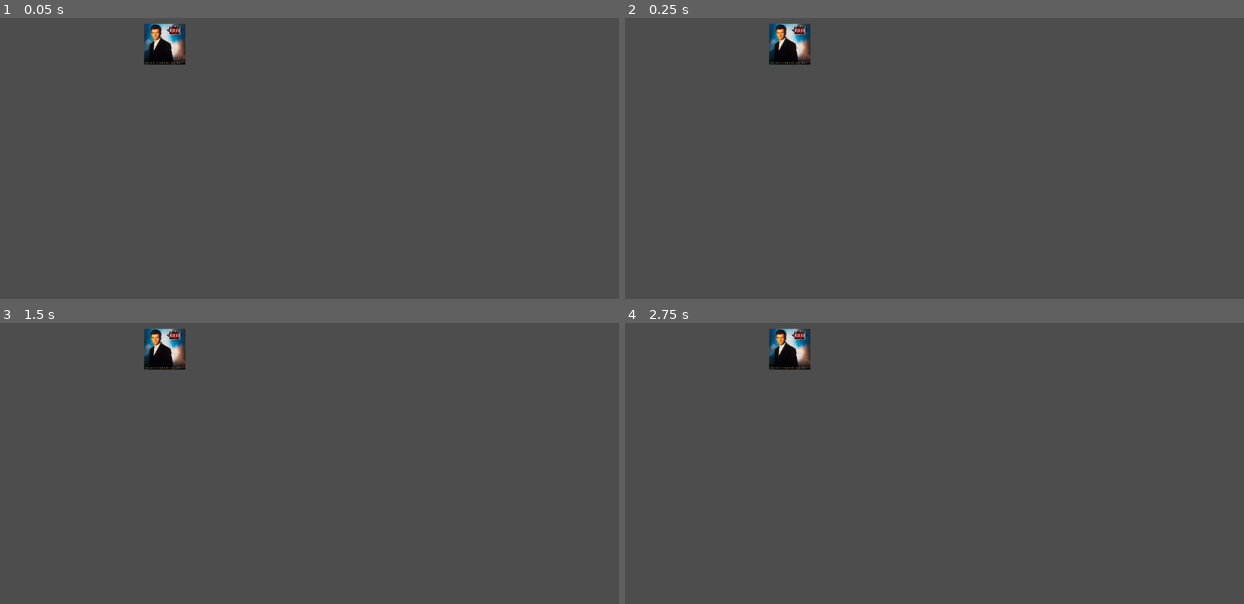
Above: before the commit, frames 1-4 (two rows, left to right).
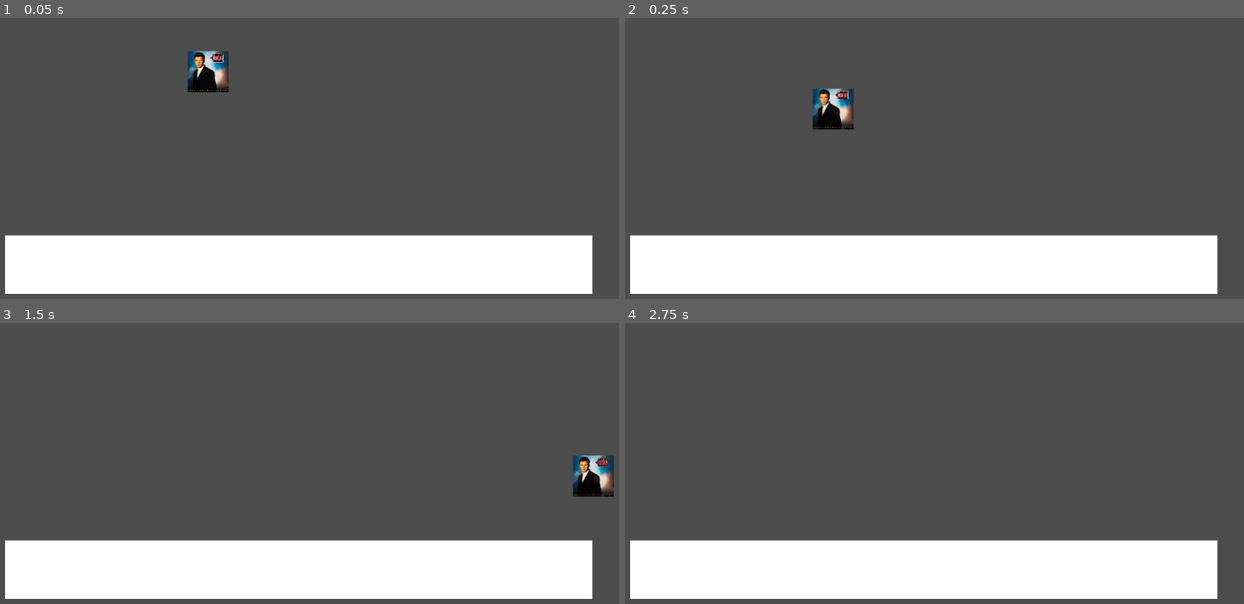
Above: after the commit, the same moments.

Repository: Inglan/MemoryOverflow
Game: Godot game, scene res://scenes/world.tscn
Same seed, same stepped clock (60 frames per second), same inputs: the game is played once before the commit and once after it.
Inputs:
- Up to frame 1 (0.05 s): no input
- Up to frame 2 (0.25 s): no input
- Up to frame 3 (1.5 s): hold Right (right, bound only after the commit) from 0.53 s (still down); tap W (up, bound only after the commit) at 0.6, 0.77, 1.07, 1.35 s
- Up to frame 4 (2.75 s): tap W (up, bound only after the commit) at 1.52, 1.82, 2.1 s; tap Enter at 2 s; release Right (right, bound only after the commit) at 2.03 s; hold Left (left, bound only after the commit) from 2.03 s (still down)

The runs differ from the first frame. In frame 1, 22% of the frame differs, in the area x 0-96%, y 2-99%; in frame 2, 22%; in frame 3, 22%, in the area x 0-100%, y 2-99%; in frame 4, 21%.

Commit message:
do stuff

Diff:
--- a/project.godot
+++ b/project.godot
@@ -15,6 +15,37 @@
 config/features=PackedStringArray("4.0", "GL Compatibility")
 config/icon="res://icon.svg"
 
+[input]
+
+left={
+"deadzone": 0.5,
+"events": [Object(InputEventKey,"resource_local_to_scene":false,"resource_name":"","device":-1,"window_id":0,"alt_pressed":false,"shift_pressed":false,"ctrl_pressed":false,"meta_pressed":false,"pressed":false,"keycode":0,"physical_keycode":4194319,"key_label":0,"unicode":0,"echo":false,"script":null)
+, Object(InputEventKey,"resource_local_to_scene":false,"resource_name":"","device":-1,"window_id":0,"alt_pressed":false,"shift_pressed":false,"ctrl_pressed":false,"meta_pressed":false,"pressed":false,"keycode":0,"physical_keycode":65,"key_label":0,"unicode":97,"echo":false,"script":null)
+]
+}
+right={
+"deadzone": 0.5,
+"events": [Object(InputEventKey,"resource_local_to_scene":false,"resource_name":"","device":-1,"window_id":0,"alt_pressed":false,"shift_pressed":false,"ctrl_pressed":false,"meta_pressed":false,"pressed":false,"keycode":0,"physical_keycode":4194321,"key_label":0,"unicode":0,"echo":false,"script":null)
+, Object(InputEventKey,"resource_local_to_scene":false,"resource_name":"","device":-1,"window_id":0,"alt_pressed":false,"shift_pressed":false,"ctrl_pressed":false,"meta_pressed":false,"pressed":false,"keycode":0,"physical_keycode":68,"key_label":0,"unicode":100,"echo":false,"script":null)
+]
+}
+up={
+"deadzone": 0.5,
+"events": [Object(InputEventKey,"resource_local_to_scene":false,"resource_name":"","device":-1,"window_id":0,"alt_pressed":false,"shift_pressed":false,"ctrl_pressed":false,"meta_pressed":false,"pressed":false,"keycode":0,"physical_keycode":87,"key_label":0,"unicode":119,"echo":false,"script":null)
+, Object(InputEventKey,"resource_local_to_scene":false,"resource_name":"","device":-1,"window_id":0,"alt_pressed":false,"shift_pressed":false,"ctrl_pressed":false,"meta_pressed":false,"pressed":false,"keycode":0,"physical_keycode":4194320,"key_label":0,"unicode":0,"echo":false,"script":null)
+]
+}
+down={
+"deadzone": 0.5,
+"events": [Object(InputEventKey,"resource_local_to_scene":false,"resource_name":"","device":-1,"window_id":0,"alt_pressed":false,"shift_pressed":false,"ctrl_pressed":false,"meta_pressed":false,"pressed":false,"keycode":0,"physical_keycode":4194322,"key_label":0,"unicode":0,"echo":false,"script":null)
+, Object(InputEventKey,"resource_local_to_scene":false,"resource_name":"","device":-1,"window_id":0,"alt_pressed":false,"shift_pressed":false,"ctrl_pressed":false,"meta_pressed":false,"pressed":false,"keycode":0,"physical_keycode":83,"key_label":0,"unicode":115,"echo":false,"script":null)
+]
+}
+
+[physics]
+
+2d/default_gravity=2000.0
+
 [rendering]
 
 renderer/rendering_method="gl_compatibility"
--- a/scenes/player.tscn
+++ b/scenes/player.tscn
@@ -1,11 +1,13 @@
-[gd_scene load_steps=3 format=3 uid="uid://tsykp01oiwls"]
+[gd_scene load_steps=4 format=3 uid="uid://tsykp01oiwls"]
 
+[ext_resource type="Script" path="res://scripts/player.gd" id="1_mxd6f"]
 [ext_resource type="Texture2D" uid="uid://rjdnxh1wdj33" path="res://rike.jpg" id="1_yc5v3"]
 
 [sub_resource type="RectangleShape2D" id="RectangleShape2D_026pf"]
 size = Vector2(70, 70)
 
 [node name="Player" type="CharacterBody2D"]
+script = ExtResource("1_mxd6f")
 
 [node name="Sprite2D" type="Sprite2D" parent="."]
 position = Vector2(0, -35)
--- a/scenes/world.tscn
+++ b/scenes/world.tscn
@@ -1,8 +1,24 @@
-[gd_scene load_steps=2 format=3 uid="uid://c0s12u172isnx"]
+[gd_scene load_steps=4 format=3 uid="uid://c0s12u172isnx"]
 
 [ext_resource type="PackedScene" uid="uid://tsykp01oiwls" path="res://scenes/player.tscn" id="1_err8d"]
 
+[sub_resource type="QuadMesh" id="QuadMesh_ex42p"]
+size = Vector2(1000, 100)
+
+[sub_resource type="RectangleShape2D" id="RectangleShape2D_3pq0d"]
+size = Vector2(1000, 96)
+
 [node name="World" type="Node2D"]
+position = Vector2(74, 44)
 
 [node name="Player" parent="." instance=ExtResource("1_err8d")]
 position = Vector2(331, 227)
+
+[node name="Ground" type="StaticBody2D" parent="."]
+position = Vector2(485, 525)
+
+[node name="MeshInstance2D" type="MeshInstance2D" parent="Ground"]
+mesh = SubResource("QuadMesh_ex42p")
+
+[node name="CollisionShape2D" type="CollisionShape2D" parent="Ground"]
+shape = SubResource("RectangleShape2D_3pq0d")
--- /dev/null
+++ b/scripts/player.gd
@@ -0,0 +1,30 @@
+extends CharacterBody2D
+
+
+const SPEED = 690
+const JUMP_VELOCITY = -690
+
+# Get the gravity from the project settings to be synced with RigidBody nodes.
+var gravity = ProjectSettings.get_setting("physics/2d/default_gravity")
+
+
+func _physics_process(delta):
+	# Add the gravity.
+	if not is_on_floor():
+		velocity.y += gravity * delta
+
+	# Handle Jump.
+	if Input.is_action_just_pressed("up") and is_on_floor():
+		velocity.y = JUMP_VELOCITY
+	if Input.is_action_just_pressed("down"):
+		velocity.y = -JUMP_VELOCITY
+
+	# Get the input direction and handle the movement/deceleration.
+	# As good practice, you should replace UI actions with custom gameplay actions.
+	var direction = Input.get_axis("left", "right")
+	if direction:
+		velocity.x = direction * SPEED
+	else:
+		velocity.x = move_toward(velocity.x, 0, SPEED)
+
+	move_and_slide()
